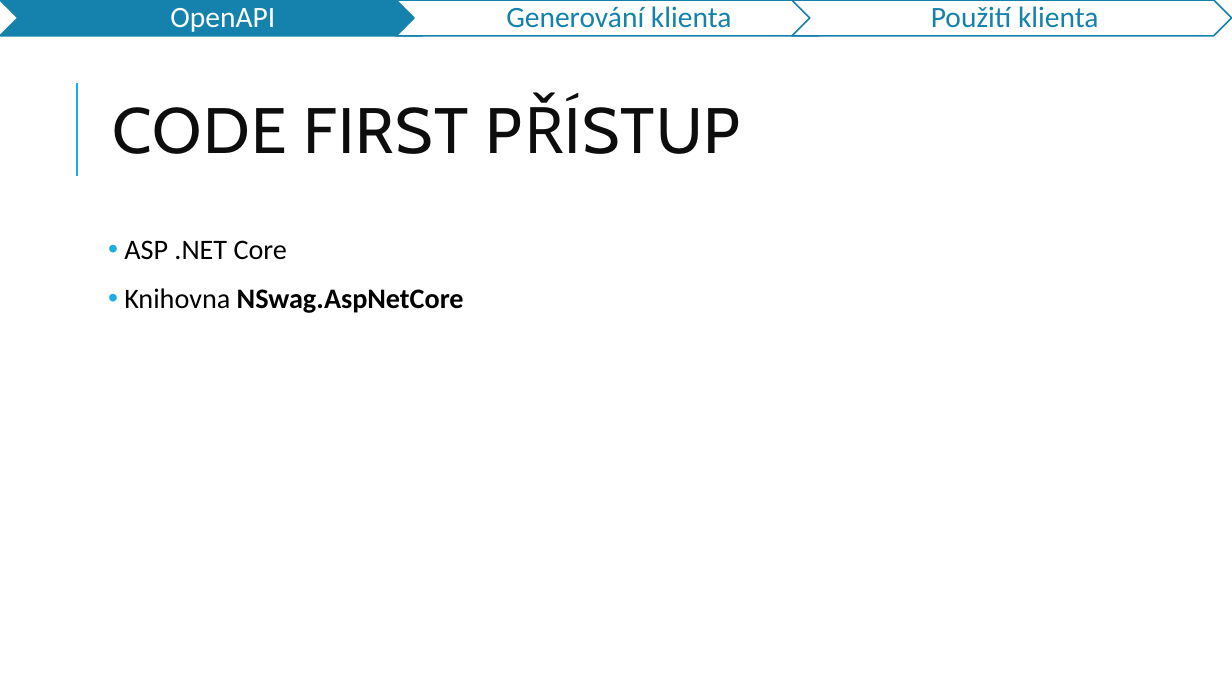
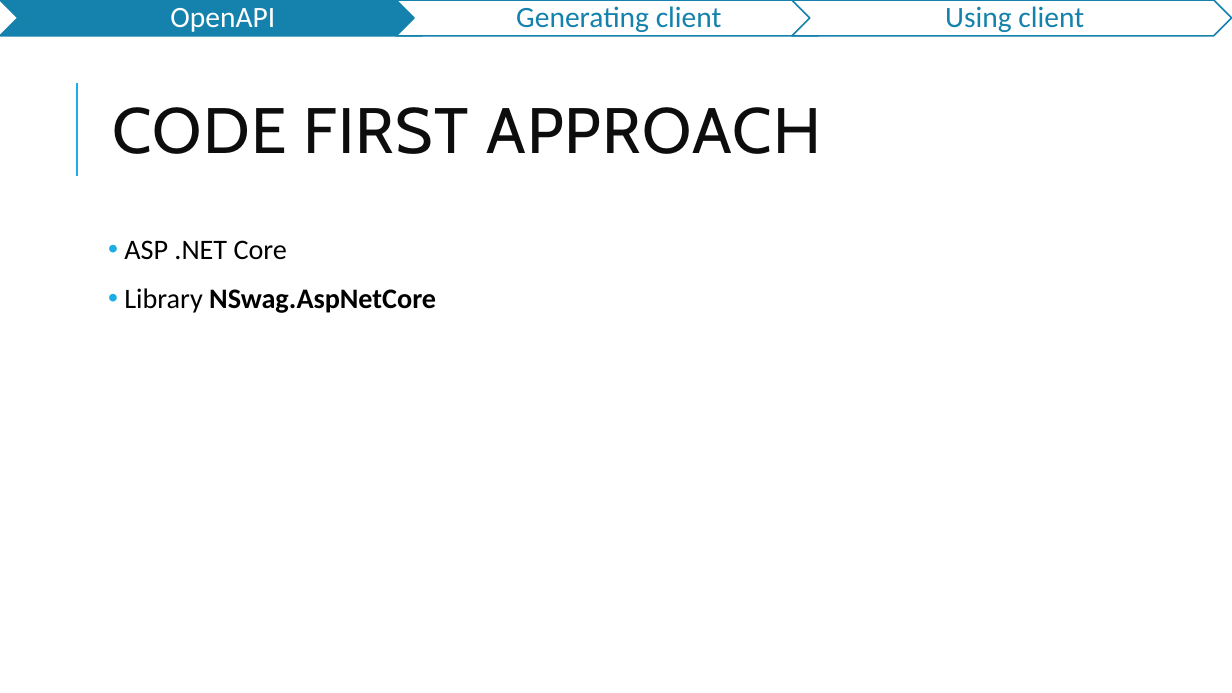
Before and after one commit to jasho/pv239-maui, a slide deck: slide 9 of 06_API/PV239-Xamarin-06_API.pptx. Drawn at 1232x693 pixels with LibreOffice and Linux fonts; fonts in the diff are those of the drawing. Boxes give left, top, right and bottom in pixels: in the first picture for what was removed or moved away, otherwise in the second. Text is boxed around its words. In the diff, an @@ line names an element or a change of style, - is before the commit and + after.

```diff
--- a/06_API/PV239-Xamarin-06_API.pptx
+++ b/06_API/PV239-Xamarin-06_API.pptx
@@ text at <box>516,6,722,32</box>: text changed @@
-Generování klienta
+Generating client
@@ text at <box>945,6,1084,32</box>: text changed @@
-Použití klienta
+Using client
@@ title at <box>113,107,821,154</box>: text changed @@
-CODE FIRST PŘÍSTUP
+CODE FIRST APPROACH
@@ text at <box>124,288,436,313</box>: text changed @@
-• Knihovna NSwag.AspNetCore
+• Library NSwag.AspNetCore
```
Also in this commit, not shown: 18 other slides changed, 3 slides removed, 1 other file.
